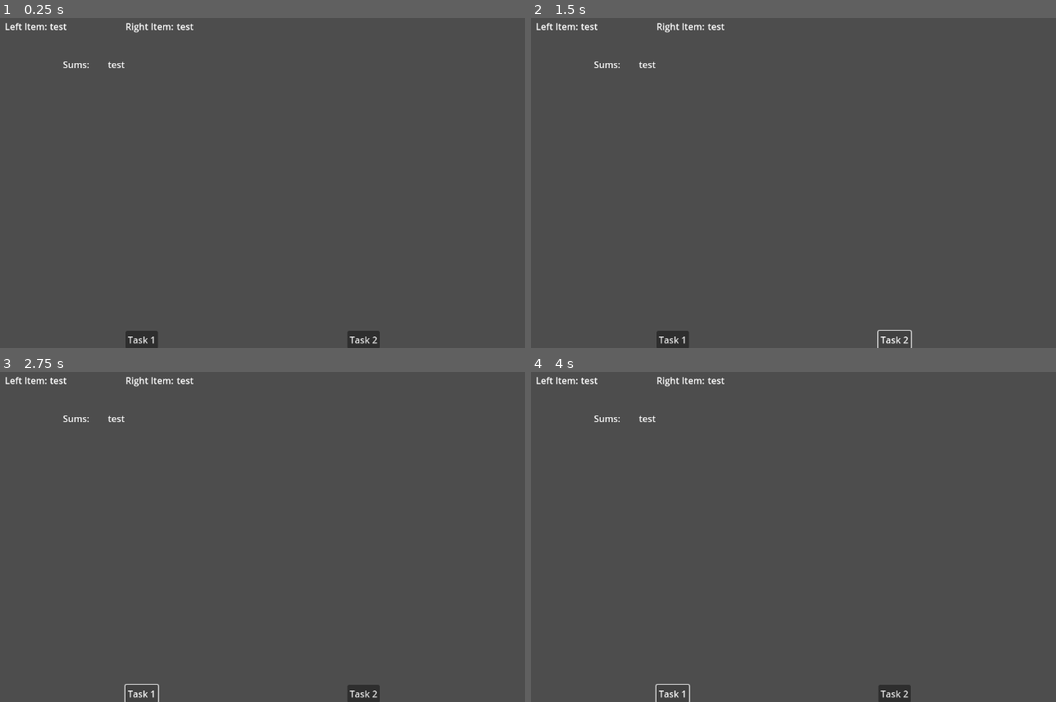
Above: before the commit, frames 1-4 (two rows, left to right).
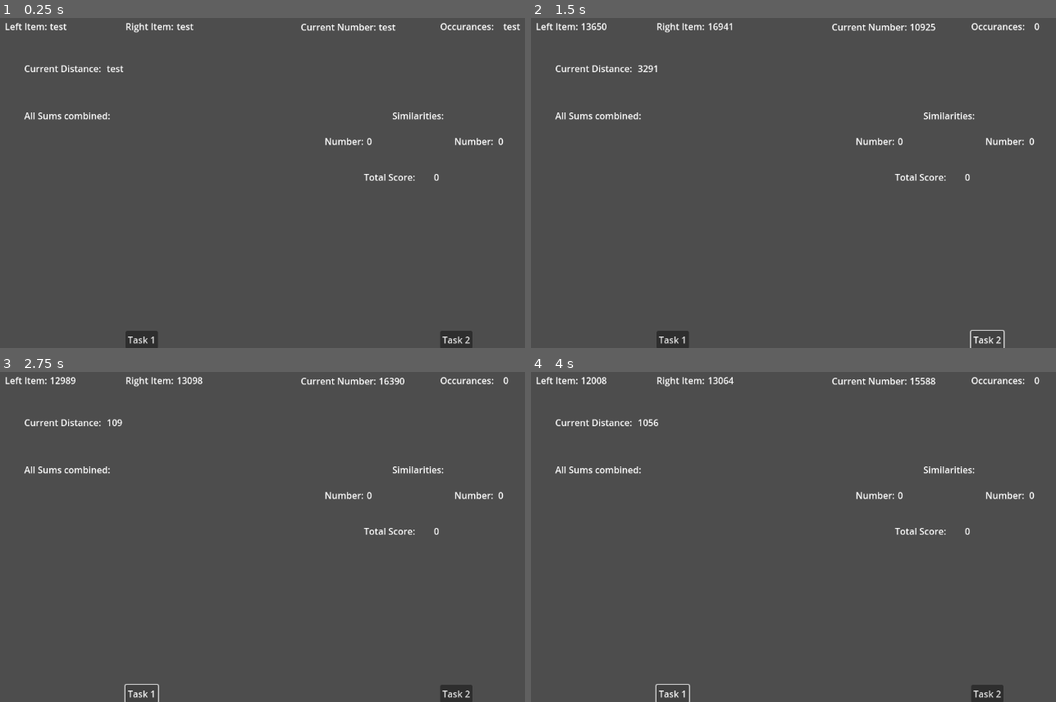
Above: after the commit, the same moments.

Repository: bnjmntmm/godot_aoc_2024
Game: Godot game, scene res://scenes/control.tscn
Two runs of this game, one before a commit and one after it. Both use one fixed random seed, a clock stepped at 60 frames per second and the inputs below. The project has no main scene, so this scene is started directly.
Inputs:
- Up to frame 1 (0.25 s): no input
- Up to frame 2 (1.5 s): click "Task 1" at 0.5 s; click "Task 2" at 1.25 s
- Up to frame 3 (2.75 s): click "Task 1" at 2 s
- Up to frame 4 (4 s): click "Task 2" at 2.75 s; click "Task 1" at 3.5 s

The runs differ from the first frame. In frame 1, 1.8% of the frame differs, in the area x 4-100%, y 1-100%; in frame 2, 1.6%; in frame 3, 2.0%; in frame 4, 2.0%, in the area x 4-97%, y 1-100%.

Commit message:
added "visualisation"

Diff:
--- a/day_one/day_one.gd
+++ b/day_one/day_one.gd
@@ -25,23 +25,31 @@
 	var shortest_distances : Array = []
 
 	for i in range(len(right_list)):
-		#$TaskOneView/leftText/item.text = str(abs(left_list[i]))
-		#$TaskOneView/rightText/item.text = str(abs(right_list[i]))
+		$TaskOneView/leftText/item.text = str(abs(left_list[i]))
+		$TaskOneView/rightText/item.text = str(abs(right_list[i]))
 		var val = abs(left_list[i] - right_list[i])
-		#$TaskOneView/sumText/item.text = str(val)
+		$TaskOneView/sumText/item.text = str(val)
 		shortest_distances.append(val)
+		await get_tree().create_timer(0.01).timeout
 	var sum = shortest_distances.reduce(helper.sum, 0)
-	print(sum)
+	$TaskOneView/FinalSum.text = "All Sums combined: " + str(sum)
 
 func taskTwo():
 	var numbers : Array
 	var similarity_score : int
 	for item in left_list:
 		## Count returns the number of times an element is in the array.
+		$TaskTwoView/leftText/item.text = str(item)
 		var occurences = right_list.count(item)
+		$TaskTwoView/rightText/item.text = str(occurences)
 		numbers.append([item, occurences])
+		await get_tree().create_timer(0.01).timeout
 
 	## now calc
 	for item in numbers:
+		$TaskTwoView/SimNumb1/numb.text = str(item[0])
+		$TaskTwoView/SimNumb2/numb.text = str(item[1])
 		similarity_score += (item[0] * item[1])
+		$TaskTwoView/simbetween/numb.text = str(similarity_score)
+		await get_tree().create_timer(0.01).timeout
 	print(similarity_score)
--- a/day_one/scenes/control.tscn
+++ b/day_one/scenes/control.tscn
@@ -33,16 +33,16 @@
 
 [node name="sumText" type="Label" parent="TaskOneView"]
 layout_mode = 0
-offset_left = 138.0
-offset_top = 138.0
-offset_right = 185.0
-offset_bottom = 161.0
-text = "Sums:"
+offset_left = 70.0
+offset_top = 145.0
+offset_right = 206.0
+offset_bottom = 168.0
+text = "Current Distance:"
 
 [node name="item" type="Label" parent="TaskOneView/sumText"]
 layout_mode = 0
-offset_left = 79.0
-offset_right = 151.0
+offset_left = 145.0
+offset_right = 217.0
 offset_bottom = 23.0
 text = "test"
 
@@ -59,6 +59,101 @@
 offset_right = 162.0
 offset_bottom = 23.0
 text = "test"
+
+[node name="FinalSum" type="Label" parent="TaskOneView"]
+layout_mode = 0
+offset_left = 70.0
+offset_top = 228.0
+offset_right = 110.0
+offset_bottom = 251.0
+text = "All Sums combined: "
+
+[node name="TaskTwoView" type="Control" parent="."]
+anchors_preset = 0
+offset_left = 553.0
+offset_right = 1106.0
+offset_bottom = 618.0
+
+[node name="leftText" type="Label" parent="TaskTwoView"]
+layout_mode = 0
+offset_left = 3.0
+offset_top = 72.0
+offset_right = 140.0
+offset_bottom = 95.0
+text = "Current Number: "
+
+[node name="item" type="Label" parent="TaskTwoView/leftText"]
+layout_mode = 0
+offset_left = 137.0
+offset_right = 209.0
+offset_bottom = 23.0
+text = "test"
+
+[node name="rightText" type="Label" parent="TaskTwoView"]
+layout_mode = 0
+offset_left = 248.0
+offset_top = 71.0
+offset_right = 288.0
+offset_bottom = 94.0
+text = "Occurances:"
+
+[node name="item" type="Label" parent="TaskTwoView/rightText"]
+offset_left = 111.0
+offset_right = 183.0
+offset_bottom = 23.0
+text = "test"
+
+[node name="header" type="Label" parent="TaskTwoView"]
+layout_mode = 0
+offset_left = 164.0
+offset_top = 228.0
+offset_right = 255.0
+offset_bottom = 251.0
+text = "Similarities:"
+
+[node name="SimNumb1" type="Label" parent="TaskTwoView"]
+layout_mode = 0
+offset_left = 45.0
+offset_top = 273.0
+offset_right = 114.0
+offset_bottom = 296.0
+text = "Number:"
+
+[node name="numb" type="Label" parent="TaskTwoView/SimNumb1"]
+layout_mode = 0
+offset_left = 74.0
+offset_right = 143.0
+offset_bottom = 23.0
+text = "0"
+
+[node name="SimNumb2" type="Label" parent="TaskTwoView"]
+layout_mode = 0
+offset_left = 273.0
+offset_top = 273.0
+offset_right = 342.0
+offset_bottom = 296.0
+text = "Number:"
+
+[node name="numb" type="Label" parent="TaskTwoView/SimNumb2"]
+offset_left = 77.0
+offset_right = 146.0
+offset_bottom = 23.0
+text = "0"
+
+[node name="simbetween" type="Label" parent="TaskTwoView"]
+layout_mode = 0
+offset_left = 114.0
+offset_top = 336.0
+offset_right = 227.0
+offset_bottom = 359.0
+text = "Total Score:"
+
+[node name="numb" type="Label" parent="TaskTwoView/simbetween"]
+layout_mode = 0
+offset_left = 123.0
+offset_right = 192.0
+offset_bottom = 23.0
+text = "0"
 
 [node name="Task1Button" type="Button" parent="."]
 layout_mode = 1
@@ -82,9 +177,9 @@
 anchor_top = 1.0
 anchor_right = 0.5
 anchor_bottom = 1.0
-offset_left = 62.0
+offset_left = 225.0
 offset_top = -30.0
-offset_right = 119.0
+offset_right = 282.0
 offset_bottom = 1.0
 grow_horizontal = 2
 grow_vertical = 0
Binary file added: day_one/gridmap.jpg
Not shown, added: day_one/gridmap.jpg.import
